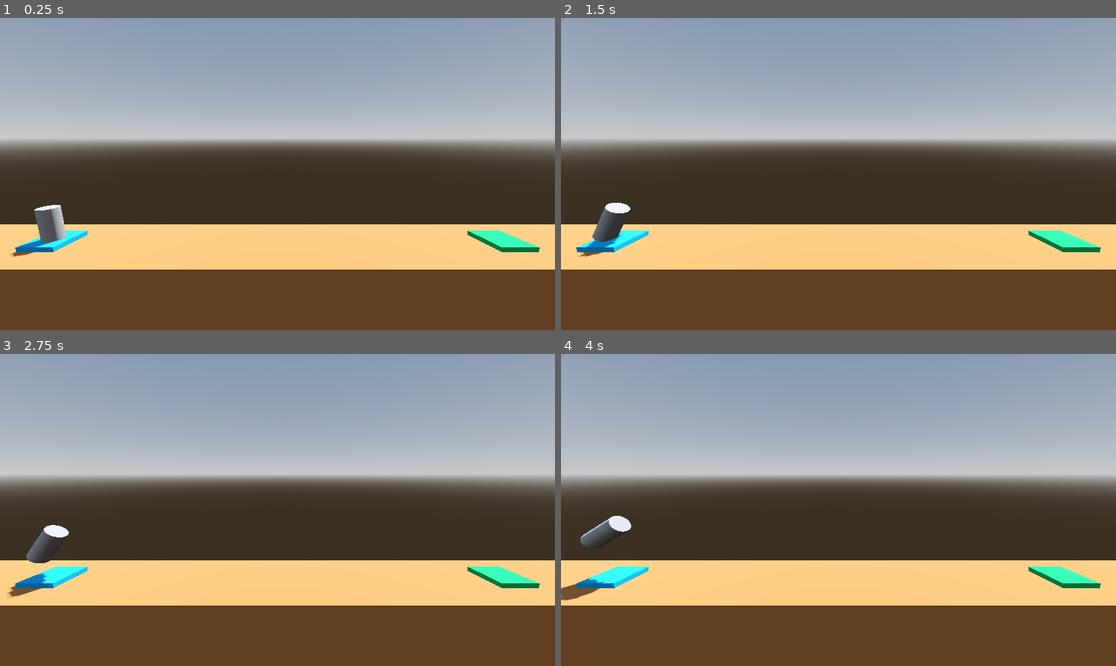
Above: before the commit, frames 1-4 (two rows, left to right).
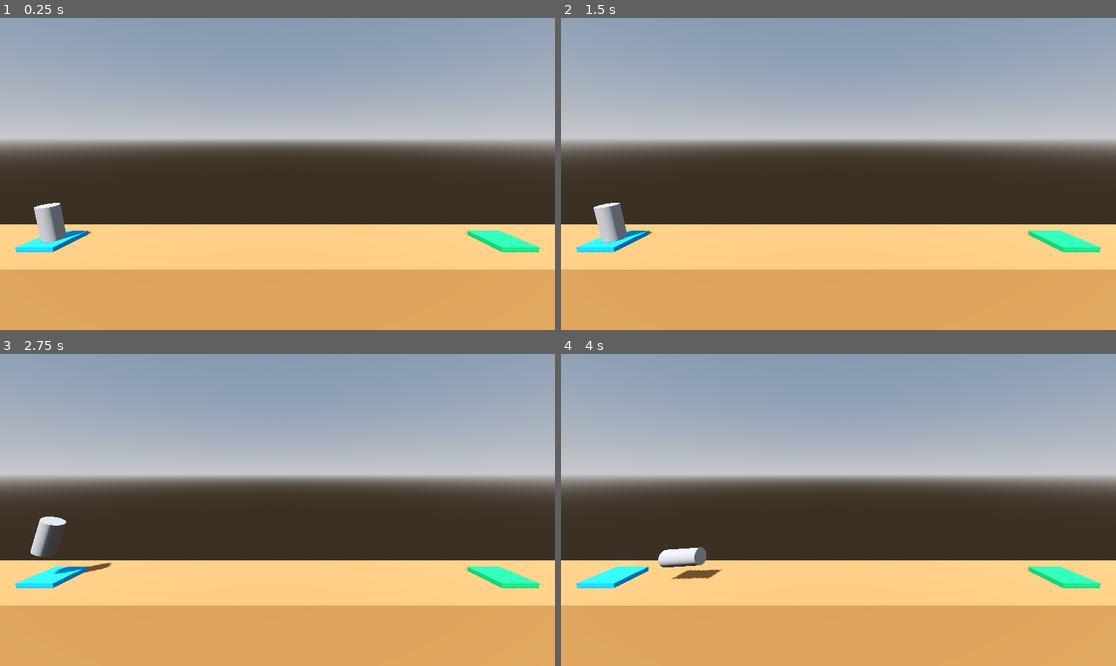
Above: after the commit, the same moments.

Repository: LukasVasi/godot-project-boost
Game: Godot game, scene res://level/level.tscn
Same seed, same stepped clock (60 frames per second), same inputs: the game is played once before the commit and once after it.
Inputs:
- Up to frame 1 (0.25 s): no input
- Up to frame 2 (1.5 s): tap Enter (ui_accept) at 0.5, 1.35 s; hold Right (ui_right) 0.53-1.28 s; hold Enter (ui_accept) 0.53-1.28 s; hold Left (ui_left) from 1.28 s (still down)
- Up to frame 3 (2.75 s): tap Enter (ui_accept) at 1.52, 1.82 s; release Left (ui_left) at 2.03 s; hold Right (ui_right) from 2.03 s (still down); hold Enter (ui_accept) from 2.03 s (still down)
- Up to frame 4 (4 s): release Enter (ui_accept) at 2.78 s; tap Enter (ui_accept) at 2.85, 3.02, 3.32 s; release Right (ui_right) at 3.53 s; hold Left (ui_left) from 3.53 s (still down); hold Enter (ui_accept) from 3.53 s (still down)

The runs differ from the first frame. In frame 1, 20% of the frame differs, in the area x 0-100%, y 59-100%; in frame 2, 21%; in frame 3, 21%; in frame 4, 21%, in the area x 0-100%, y 51-100%.

Commit message:
Added rigidbody and physics based movement to player

Diff:
--- a/level/level.tscn
+++ b/level/level.tscn
@@ -34,7 +34,7 @@
 shadow_enabled = true
 
 [node name="Player" parent="." instance=ExtResource("1_utqi6")]
-transform = Transform3D(1, 0, 0, 0, 1, 0, 0, 0, 1, -13, 1.125, 0)
+transform = Transform3D(1, 0, 0, 0, 1, 0, 0, 0, 1, 13, 1.125, 0)
 
 [node name="Ground" type="CSGBox3D" parent="."]
 transform = Transform3D(1, 0, 0, 0, 1, 0, 0, 0, 1, 0, -4, 0)
@@ -43,14 +43,16 @@
 material = SubResource("StandardMaterial3D_fm46s")
 
 [node name="LaunchPad" type="CSGBox3D" parent="."]
-transform = Transform3D(1, 0, 0, 0, 1, 0, 0, 0, 1, -13, 0.125, 0)
+transform = Transform3D(1, 0, 0, 0, 1, 0, 0, 0, 1, 13, 0.125, 0)
+use_collision = true
 size = Vector3(2, 0.25, 2)
 material = SubResource("StandardMaterial3D_o6mdg")
 
 [node name="LandingPad" type="CSGBox3D" parent="."]
-transform = Transform3D(1, 0, 0, 0, 1, 0, 0, 0, 1, 13, 0.125, 0)
+transform = Transform3D(1, 0, 0, 0, 1, 0, 0, 0, 1, -13, 0.125, 0)
+use_collision = true
 size = Vector3(2, 0.25, 2)
 material = SubResource("StandardMaterial3D_00hso")
 
 [node name="Camera3D" type="Camera3D" parent="."]
-transform = Transform3D(1, 0, 0, 0, 0.984808, 0.173648, 0, -0.173648, 0.984808, 0, 6, 11)
+transform = Transform3D(-1, 1.51808e-08, -8.60946e-08, 0, 0.984808, 0.173648, 8.74228e-08, 0.173648, -0.984808, 0, 6, -11)
--- a/player.gd
+++ b/player.gd
@@ -1,10 +1,17 @@
 class_name Player
-extends Node3D
+extends RigidBody3D
 
-func _process(delta: float) -> void:
+func _physics_process(delta: float) -> void:
 	if Input.is_action_pressed("ui_accept"):
-		position.y += delta
+		var local_up: Vector3 = basis.y
+		apply_central_force(local_up * delta * 1000)
+
+	var torque_vector: Vector3 = Vector3.ZERO
+
 	if Input.is_action_pressed("ui_left"):
-		rotate_z(delta)
+		torque_vector += Vector3.FORWARD
+
 	if Input.is_action_pressed("ui_right"):
-		rotate_z(-delta)
+		torque_vector += Vector3.BACK
+
+	apply_torque(torque_vector * delta * 100)
--- a/player.tscn
+++ b/player.tscn
@@ -1,11 +1,21 @@
-[gd_scene load_steps=3 format=3 uid="uid://cb7xn3320rath"]
+[gd_scene load_steps=4 format=3 uid="uid://cb7xn3320rath"]
 
 [ext_resource type="Script" path="res://player.gd" id="1_gabim"]
 
 [sub_resource type="CylinderMesh" id="CylinderMesh_711du"]
 
-[node name="Player" type="Node3D"]
+[sub_resource type="CylinderShape3D" id="CylinderShape3D_2fy6h"]
+
+[node name="Player" type="RigidBody3D"]
+axis_lock_linear_z = true
+axis_lock_angular_x = true
+axis_lock_angular_y = true
+linear_damp = 1.0
+angular_damp = 3.0
 script = ExtResource("1_gabim")
 
 [node name="RocketMesh" type="MeshInstance3D" parent="."]
 mesh = SubResource("CylinderMesh_711du")
+
+[node name="CollisionShape3D" type="CollisionShape3D" parent="."]
+shape = SubResource("CylinderShape3D_2fy6h")
